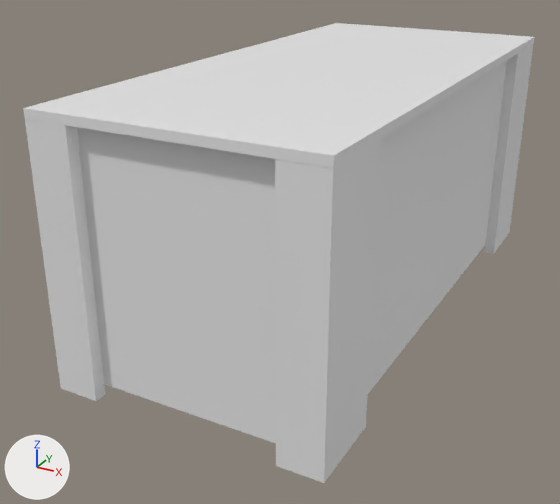
Before and after pictures for a commit that changed the Blender file Assets/Blender/ToyChest.blend.
Both versions are drawn from a 50 mm camera at (6.06, -13.11, 4.91) aimed at (-0.64, -0.93, -1.18). Arrows for +X, +Y and +Z are at lower left; the lights stay in place.

Objects in the first picture: 'Toy Box', 'Toy Box Lid'.
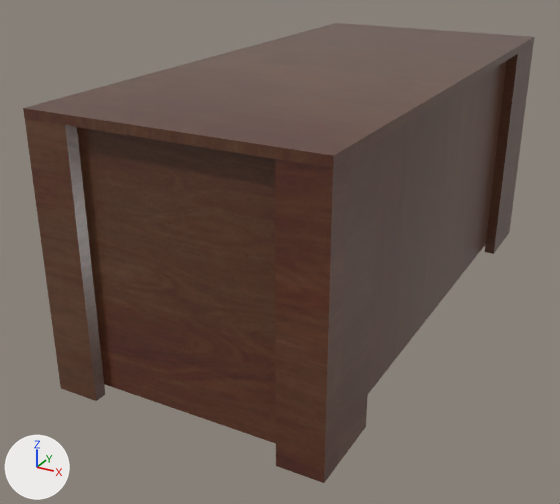
Changed parts and their boxes (x1, y1, x2, y2) in the pictures (560 x 504 px):
'Toy Box', recoloured (grey to brown)
    both: (25, 45, 533, 483)
'Toy Box Lid', recoloured (white to brown)
    both: (23, 23, 535, 168)

Patch to the scene script:
```diff
--- a/Assets/Blender/ToyChest.blend.py
+++ b/Assets/Blender/ToyChest.blend.py
@@ img_woodfinedark004_col_3k_jpg @@
+img_woodfinedark004_col_3k_jpg = load_image('WoodFineDark004_COL_3K.jpg', 'Textures/WoodFineDark004_COL_3K.jpg', 3072, 3072, 'sRGB')
@@ mat_wood @@
+mat_wood = principled_material('Wood')
+mat_wood.texture = img_woodfinedark004_col_3k_jpg
+mat_wood.roughness = 0.3
@@ me_cube_002 @@
 me_cube_002.from_pydata(...)  # 834 vertices, 832 faces; spans x -17.5..17.5, y -36.0..36.0, z -18.5..17.0
+me_cube_002.materials.append(mat_wood)  # picture img_woodfinedark004_col_3k_jpg
@@ me_cube_003 @@
 me_cube_003.from_pydata(...)  # 482 vertices, 480 faces; spans x 0.03..2.03, y -1.0..1.0, z -0.09..0.0
+me_cube_003.materials.append(mat_wood)  # picture img_woodfinedark004_col_3k_jpg
```
